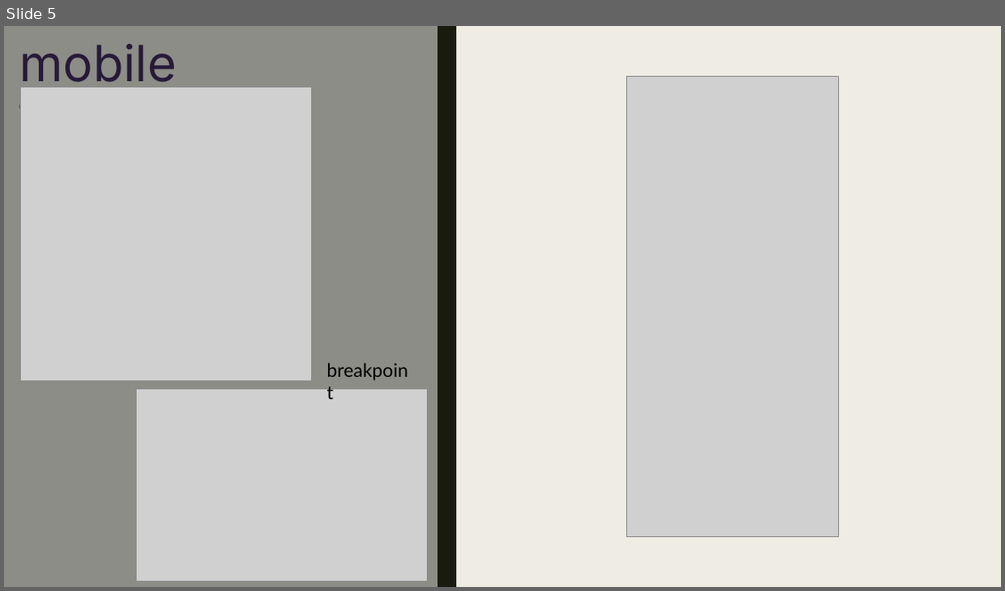
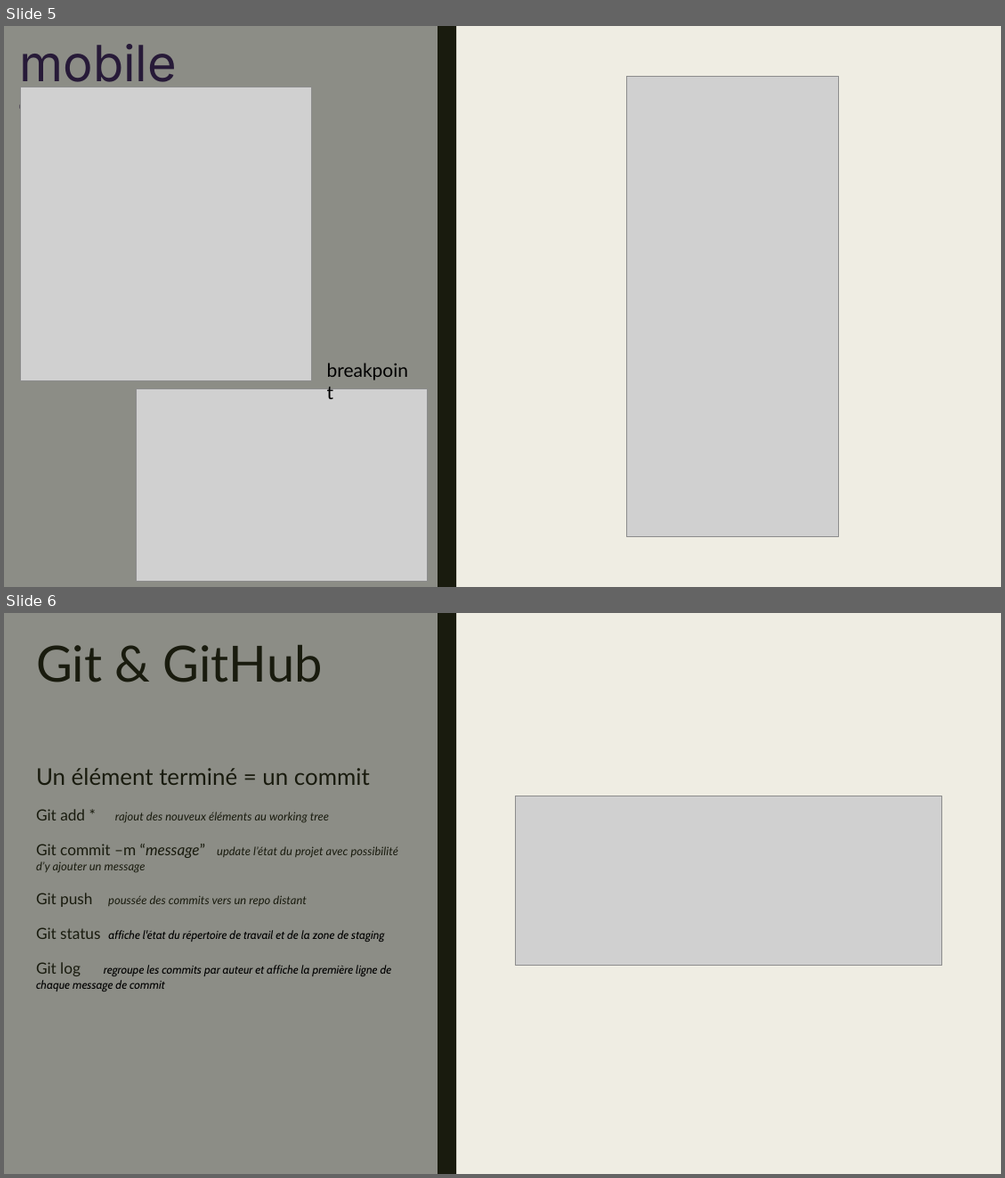
Before and after one commit to HOTP0T/OCR-PROJECT3, a slide deck: Livrable P3/SOUTENANCE.pptx. Shown one above the other, each under a label of ours: slide 5 before the commit, slides 5 and 6 after it. The pictures are 1005x591 and 1005x1178 pixels, drawn with LibreOffice and Linux fonts; fonts in the diff are those of the drawing; grey boxes stand for pictures. Boxes give left, top, right and bottom in pixels: in the first picture for what was removed or moved away, otherwise in the second. Text is boxed around its words. In the diff, an @@ line names an element or a change of style, - is before the commit and + after.

```diff
--- a/Livrable P3/SOUTENANCE.pptx
+++ b/Livrable P3/SOUTENANCE.pptx
@@ slide 6 added at (x1=4, y1=613, x2=1001, y2=1174), background #EFEDE3; not listed: 2 template elements that a slide beside it also shows @@
@@ title added at (x1=36, y1=645, x2=323, y2=682), 48 pt, text #191B0E @@
+Git & GitHub
@@ text added at (x1=36, y1=768, x2=398, y2=991), 11.1 pt, text #191B0E, italic @@
+Un élément terminé = un commit
+Git add * rajout des nouveux éléments au working tree
+Git commit –m “message” update l’état du projet avec possibilité d’y ajouter un message
+Git push poussée des commits vers un repo distant
+Git status affiche l'état du répertoire de travail et de la zone de staging
+Git log regroupe les commits par auteur et affiche la première ligne de chaque message de commit
@@ picture added at (x1=516, y1=796, x2=942, y2=966) @@
```
Also in this commit, not shown: 2 slides changed, 3 other files.
